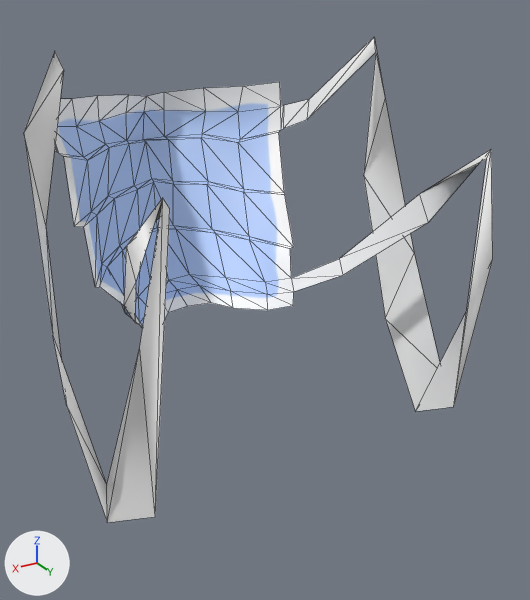
Two versions of the glTF model public/models/makehuman/acc/masc/barbijo.gltf, one commit apart.
One viewpoint serves both versions: a 50 mm lens placed at (0.136, 0.173, 1.641), pointed at (-0.011, -0.073, 1.518). Lighting does not change. The marker at lower left points along +X, +Y and +Z. The picture after the commit comes second. Both versions are drawn at full value of the shape key 'a_orejasCaidas' of 'masc_acc_barbijo'; the numbers are the values there. Mesh edges are drawn as thin lines. Vertices at exactly the same position are counted once.

The older version as bpy lines, for what is in view:
```python
me_munskydd_005 = bpy.data.meshes.new('munskydd.005')
me_munskydd_005.from_pydata(...)  # 139 vertices, 204 faces; spans x -0.082..0.082, y -0.171..-0.005, z 1.459..1.621
me_munskydd_005.materials.append(mat_acc_barbijo)  # picture img_acc_barbijo
ob_masc_acc_barbijo = bpy.data.objects.new('masc_acc_barbijo', me_munskydd_005)
ob_masc_acc_barbijo.location = (0.0, 0.0, 0.0)
```
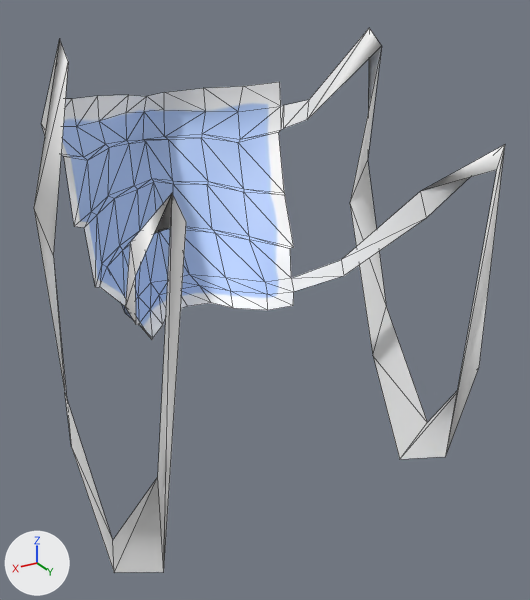
Boxes (x1, y1, x2, y2) around the edits, measured in the pictures (530 x 600 px; the box of a moved part takes in the faces that stretch with it):
'masc_acc_barbijo', reshaped (12% taller): before (24, 38, 493, 522); after (34, 28, 505, 572)
part 1 of me_munskydd_005, moved or reshaped: before (292, 38, 493, 411); after (292, 28, 505, 459)
part 2 of me_munskydd_005, moved or reshaped: before (24, 52, 170, 522); after (34, 39, 186, 572)

Diff of the bpy script that builds the scene:
```diff
--- a/public/models/makehuman/acc/masc/barbijo.gltf.py
+++ b/public/models/makehuman/acc/masc/barbijo.gltf.py
@@ me_munskydd_005 @@
-me_munskydd_005.from_pydata(...)  # 139 vertices, 204 faces; spans x -0.082..0.082, y -0.171..-0.005, z 1.459..1.621
-me_munskydd_005.vertices[18].co = (-0.064, -0.074, 1.616)  # pixel (375, 52)
-me_munskydd_005.vertices[19].co = (-0.066, -0.077, 1.621)  # pixel (374, 36)
-me_munskydd_005.vertices[20].co = (-0.073, -0.088, 1.561)  # pixel (363, 175)
-me_munskydd_005.vertices[21].co = (-0.078, -0.082, 1.595)  # pixel (385, 98)
-me_munskydd_005.vertices[22].co = (-0.077, -0.071, 1.495)  # pixel (385, 318)
-me_munskydd_005.vertices[23].co = (-0.082, -0.06, 1.53)  # pixel (414, 253)
-me_munskydd_005.vertices[24].co = (-0.074, -0.043, 1.459)  # pixel (415, 411)
-me_munskydd_005.vertices[25].co = (-0.077, -0.031, 1.484)
-me_munskydd_005.vertices[26].co = (-0.067, -0.013, 1.479)  # pixel (453, 406)
-me_munskydd_005.vertices[27].co = (-0.071, -0.006, 1.546)  # pixel (492, 259)
-me_munskydd_005.vertices[28].co = (-0.06, -0.005, 1.585)  # pixel (486, 158)
-me_munskydd_005.vertices[29].co = (-0.061, -0.005, 1.589)  # pixel (491, 149)
-me_munskydd_005.vertices[40].co = (-0.061, -0.038, 1.565)  # pixel (419, 194)
-me_munskydd_005.vertices[41].co = (-0.061, -0.032, 1.555)  # pixel (428, 222)
-me_munskydd_005.vertices[60].co = (-0.051, -0.074, 1.529)  # pixel (339, 258)
-me_munskydd_005.vertices[61].co = (-0.049, -0.069, 1.523)  # pixel (342, 275)
-me_munskydd_005.vertices[84].co = (0.064, -0.074, 1.616)  # pixel (63, 69)
-me_munskydd_005.vertices[85].co = (0.066, -0.077, 1.621)  # pixel (54, 50)
-me_munskydd_005.vertices[86].co = (0.073, -0.088, 1.561)  # pixel (45, 225)
-me_munskydd_005.vertices[87].co = (0.078, -0.082, 1.595)  # pixel (23, 132)
-me_munskydd_005.vertices[88].co = (0.077, -0.071, 1.495)  # pixel (66, 406)
-me_munskydd_005.vertices[89].co = (0.082, -0.06, 1.53)  # pixel (52, 335)
-me_munskydd_005.vertices[90].co = (0.074, -0.043, 1.459)  # pixel (107, 522)
-me_munskydd_005.vertices[91].co = (0.077, -0.031, 1.484)  # pixel (106, 485)
-me_munskydd_005.vertices[92].co = (0.067, -0.013, 1.479)  # pixel (155, 516)
-me_munskydd_005.vertices[93].co = (0.071, -0.006, 1.546)  # pixel (139, 347)
-me_munskydd_005.vertices[94].co = (0.06, -0.005, 1.585)  # pixel (169, 208)
-me_munskydd_005.vertices[95].co = (0.061, -0.005, 1.589)  # pixel (162, 197)
-me_munskydd_005.vertices[108].co = (0.061, -0.038, 1.565)  # pixel (126, 246)
-me_munskydd_005.vertices[109].co = (0.061, -0.032, 1.555)  # pixel (135, 282)
-me_munskydd_005.vertices[133].co = (0.051, -0.074, 1.529)  # pixel (123, 305)
-me_munskydd_005.vertices[134].co = (0.049, -0.069, 1.523)  # pixel (135, 323)
+me_munskydd_005.from_pydata(...)  # 139 vertices, 204 faces; spans x -0.077..0.077, y -0.171..0.002, z 1.43..1.625
+# me_munskydd_005 part 1
+me_munskydd_005.vertices[18].co = (-0.064, -0.07, 1.618)  # pixel (381, 45)
+me_munskydd_005.vertices[19].co = (-0.063, -0.078, 1.625)  # pixel (369, 27)
+me_munskydd_005.vertices[20].co = (-0.07, -0.093, 1.547)  # pixel (349, 203)
+me_munskydd_005.vertices[21].co = (-0.076, -0.089, 1.567)  # pixel (367, 160)
+me_munskydd_005.vertices[22].co = (-0.076, -0.077, 1.472)  # pixel (372, 355)
+me_munskydd_005.vertices[23].co = (-0.077, -0.071, 1.501)  # pixel (386, 306)
+me_munskydd_005.vertices[24].co = (-0.072, -0.048, 1.43)  # pixel (399, 459)
+me_munskydd_005.vertices[25].co = (-0.075, -0.035, 1.457)  # pixel (427, 422)
+me_munskydd_005.vertices[26].co = (-0.065, -0.013, 1.455)  # pixel (445, 456)
+me_munskydd_005.vertices[27].co = (-0.069, -0.004, 1.502)  # pixel (479, 367)
+me_munskydd_005.vertices[28].co = (-0.058, 0.002, 1.583)  # pixel (496, 169)
+me_munskydd_005.vertices[29].co = (-0.061, 0.001, 1.591)  # pixel (505, 144)
+me_munskydd_005.vertices[40].co = (-0.06, -0.036, 1.567)  # pixel (420, 191)
+me_munskydd_005.vertices[41].co = (-0.06, -0.033, 1.557)  # pixel (426, 218)
+me_munskydd_005.vertices[60].co = (-0.05, -0.073, 1.529)  # pixel (341, 259)
+me_munskydd_005.vertices[61].co = (-0.049, -0.068, 1.523)  # pixel (343, 275)
+# me_munskydd_005 part 2
+me_munskydd_005.vertices[84].co = (0.064, -0.07, 1.618)  # pixel (68, 61)
+me_munskydd_005.vertices[85].co = (0.063, -0.078, 1.625)  # pixel (59, 38)
+me_munskydd_005.vertices[86].co = (0.07, -0.093, 1.547)  # pixel (53, 255)
+me_munskydd_005.vertices[87].co = (0.076, -0.089, 1.567)  # pixel (33, 207)
+me_munskydd_005.vertices[88].co = (0.076, -0.077, 1.472)  # pixel (71, 446)
+me_munskydd_005.vertices[89].co = (0.077, -0.071, 1.501)  # pixel (64, 392)
+me_munskydd_005.vertices[90].co = (0.072, -0.048, 1.43)  # pixel (114, 572)
+me_munskydd_005.vertices[91].co = (0.075, -0.035, 1.457)  # pixel (112, 540)
+me_munskydd_005.vertices[92].co = (0.065, -0.013, 1.455)  # pixel (163, 572)
+me_munskydd_005.vertices[93].co = (0.069, -0.004, 1.502)  # pixel (157, 476)
+me_munskydd_005.vertices[94].co = (0.058, 0.002, 1.583)  # pixel (186, 222)
+me_munskydd_005.vertices[95].co = (0.061, 0.001, 1.591)  # pixel (172, 192)
+me_munskydd_005.vertices[108].co = (0.06, -0.036, 1.567)  # pixel (130, 242)
+me_munskydd_005.vertices[109].co = (0.06, -0.033, 1.557)  # pixel (135, 276)
+me_munskydd_005.vertices[133].co = (0.05, -0.073, 1.529)  # pixel (125, 307)
+me_munskydd_005.vertices[134].co = (0.049, -0.068, 1.523)  # pixel (135, 324)
 me_munskydd_005.materials.append(mat_acc_barbijo)
```
